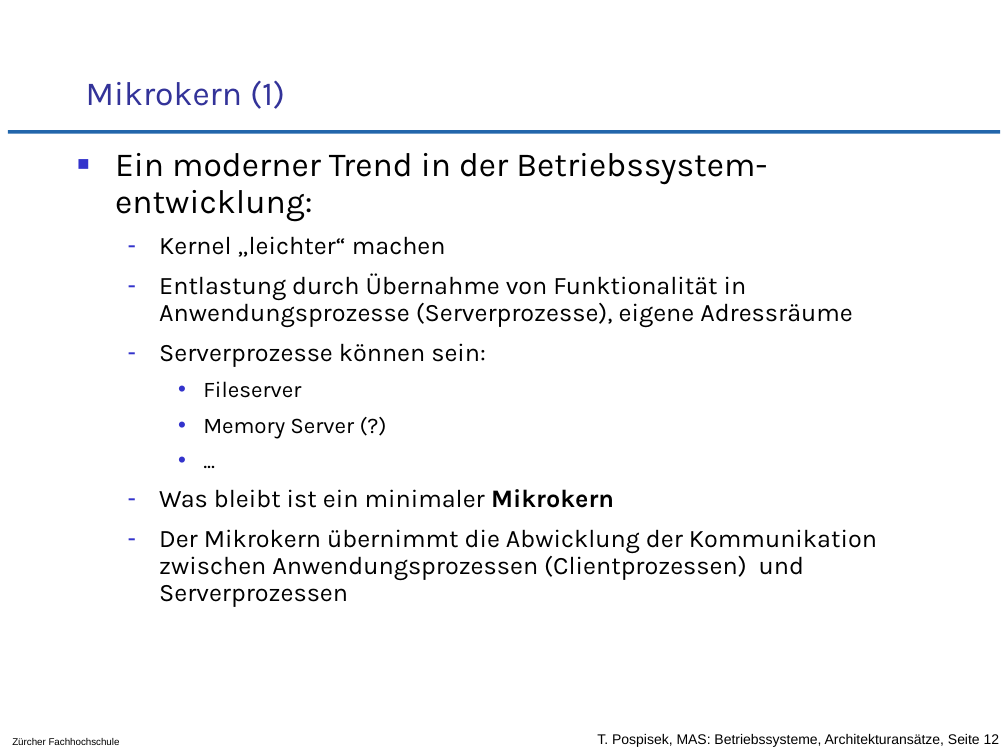
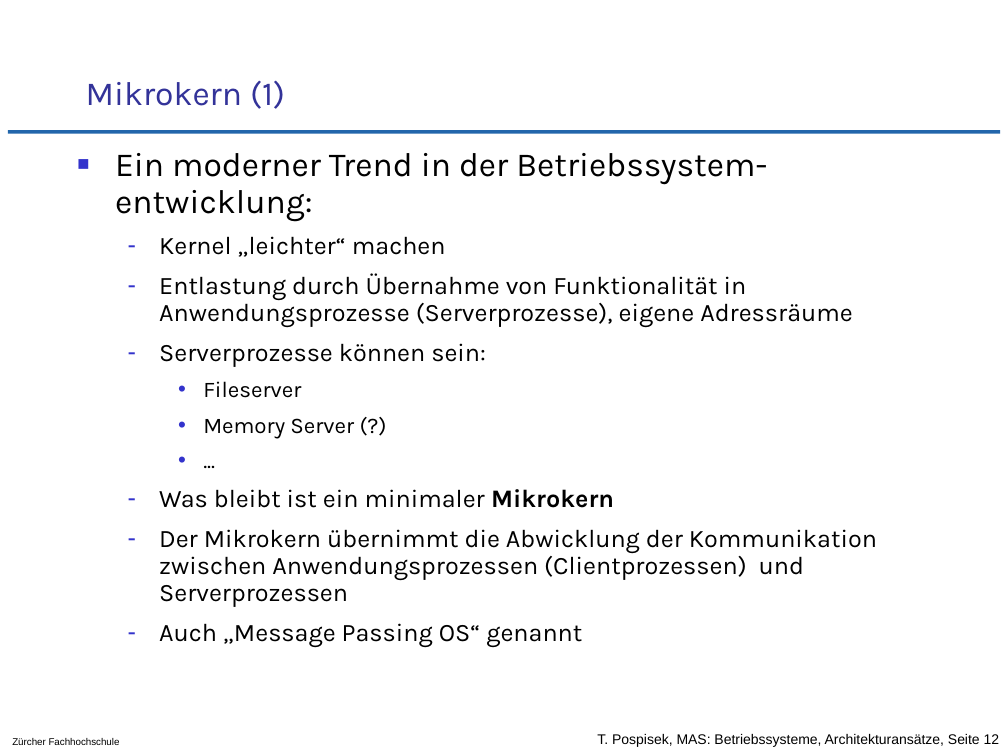
Before and after one commit to tpo/betriebssysteme, a slide deck: slide 12 of 02-2_Architekturansätze.odp. Drawn at 1008x756 pixels with LibreOffice and Linux fonts; fonts in the diff are those of the drawing; background and template pictures are left out. Boxes give left, top, right and bottom in pixels: in the first picture for what was removed or moved away, otherwise in the second. Text is boxed around its words. In the diff, an @@ line names an element or a change of style, - is before the commit and + after.

```diff
--- a/02-2_Architekturansätze.odp
+++ b/02-2_Architekturansätze.odp
@@ text at box(159, 623, 582, 648): paragraph added @@
+  – Auch „Message Passing OS“ genannt
```
Also in this commit, not shown: 4 other slides changed, 15 other files.
